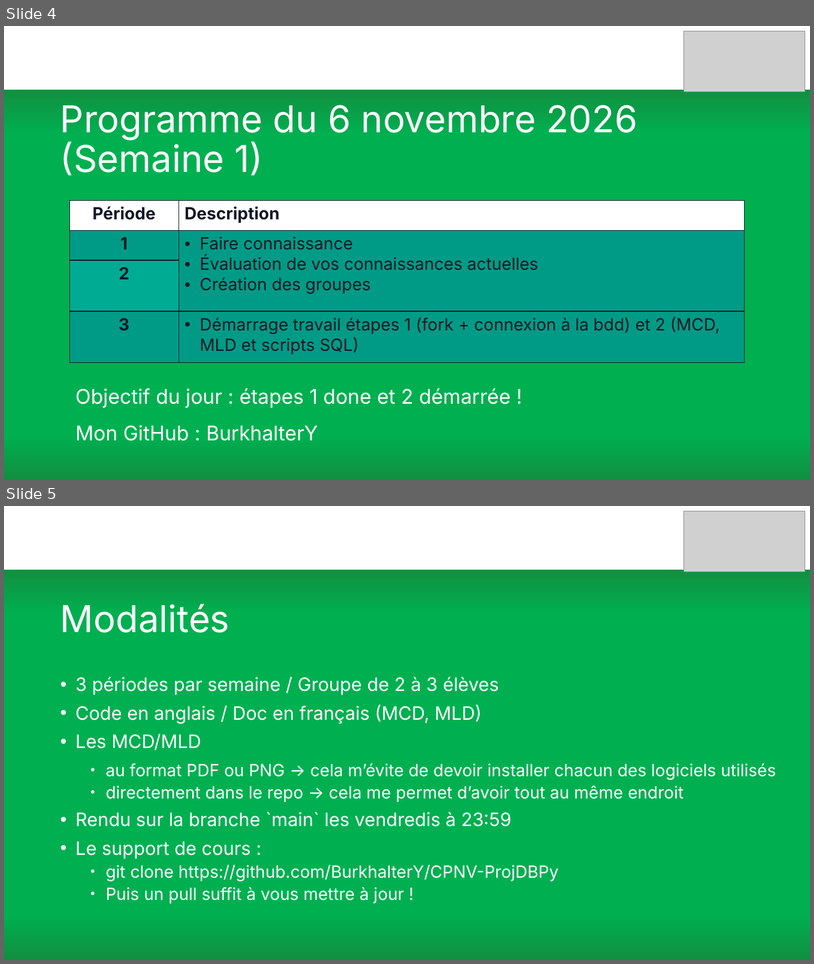
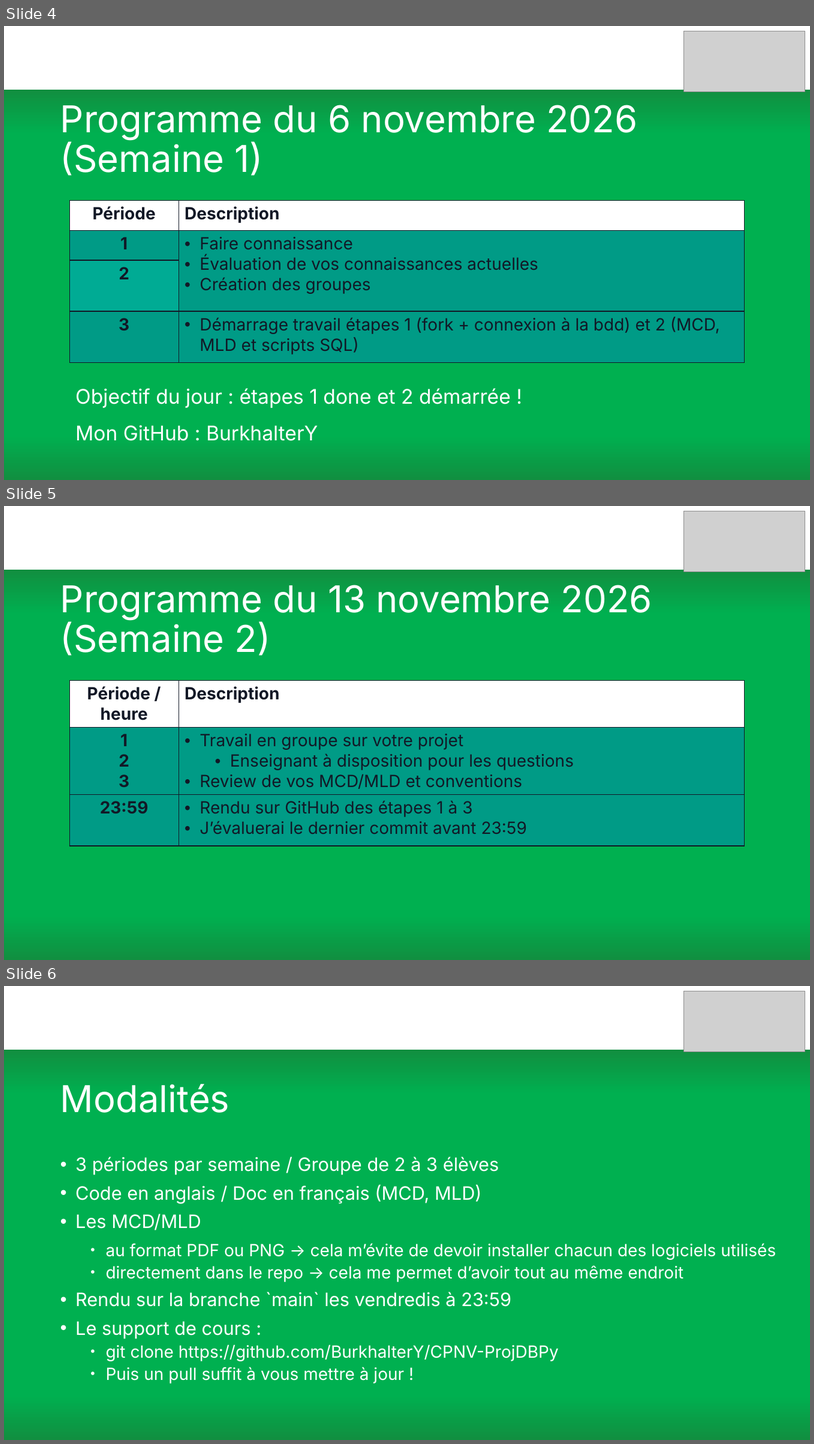
Before and after one commit to BurkhalterY/CPNV-ProjDBPy, a slide deck: Presentation.pptx. Shown one above the other, each under a label of ours: slides 4 and 5 before the commit, slides 4, 5 and 6 after it. The pictures are 814x964 and 814x1444 pixels, drawn with LibreOffice and Linux fonts; fonts in the diff are those of the drawing; grey boxes stand for pictures. Boxes give left, top, right and bottom in pixels: in the first picture for what was removed or moved away, otherwise in the second. Text is boxed around its words. In the diff, an @@ line names an element or a change of style, - is before the commit and + after.

```diff
--- a/Presentation.pptx
+++ b/Presentation.pptx
@@ slide 5 added at <box>4,506,810,960</box>, background gradient #FFFFFF to #118F40 to #00B050 @@
@@ picture added at <box>684,511,806,571</box> @@
@@ title added at <box>60,585,653,655</box>, 44 pt, text #FFFFFF @@
+Programme du 13 novembre 2026 (Semaine 2)
@@ table added at <box>69,680,745,837</box>, 3 rows, 2 columns @@
+Période / heure | Description
+1 / 2 / 3 | Travail en groupe sur votre projet / Enseignant à disposition pour les questions / Review de vos MCD/MLD et conventions
+23:59 | Rendu sur GitHub des étapes 1 à 3 / J’évaluerai le dernier commit avant 23:59
@@ what was slide 5 is now slide 6 @@
```
Also in this commit, not shown: 2 slides changed, 1 other file.
